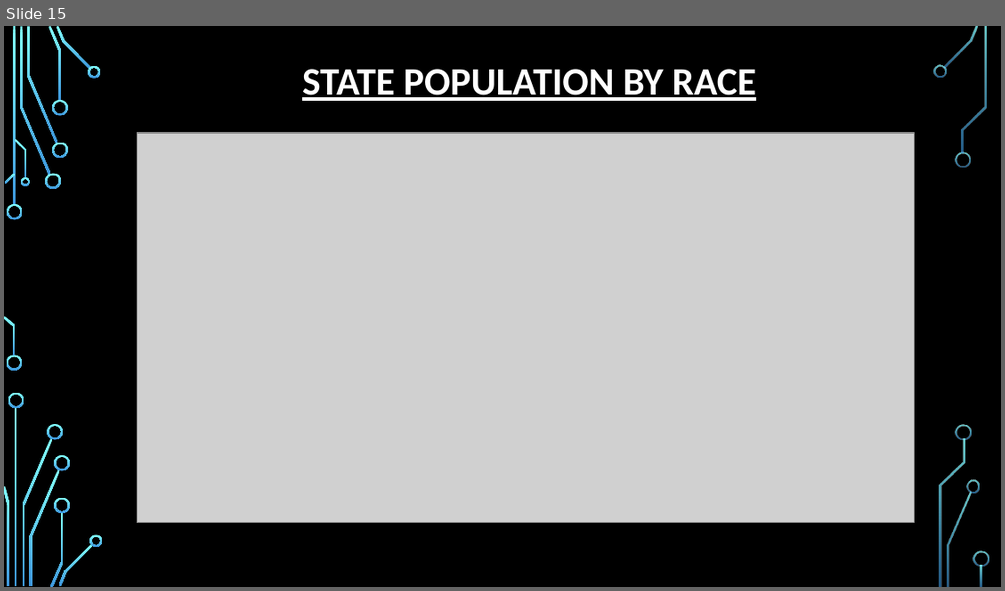
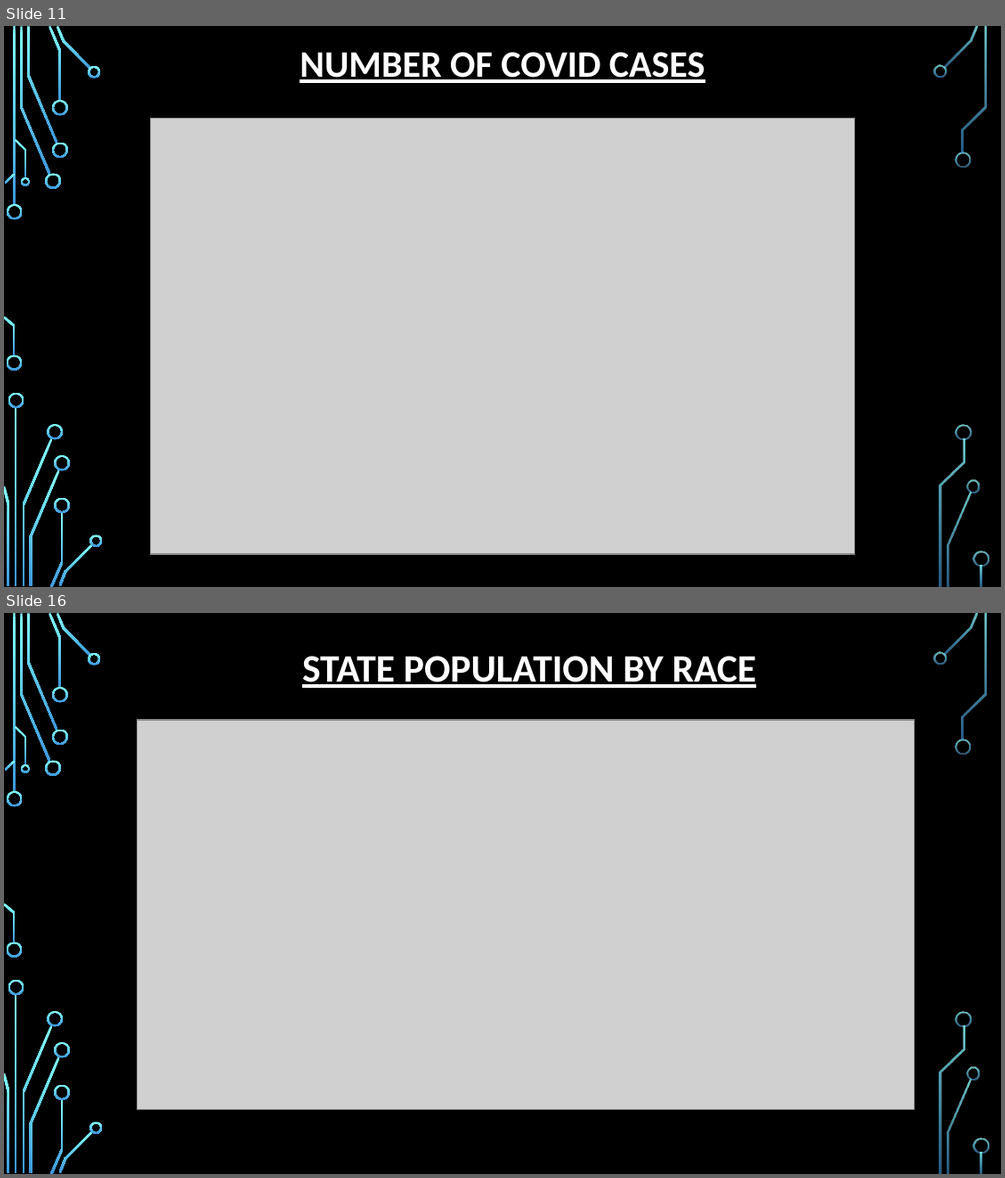
Before and after one commit to burnettaw/CMBKS-Group-5, a slide deck: Group_docs/Covid Analysis Project (BW,KT,CP,MS,SF).pptx. Shown one above the other, each under a label of ours: slide 15 before the commit, slides 11 and 16 after it; the slides between them are not shown. The pictures are 1005x591 and 1005x1178 pixels, drawn with LibreOffice and Linux fonts; fonts in the diff are those of the drawing; grey boxes stand for pictures; background and template pictures are left out. Boxes give left, top, right and bottom in pixels: in the first picture for what was removed or moved away, otherwise in the second. Text is boxed around its words. In the diff, an @@ line names an element or a change of style, - is before the commit and + after.

Commit message:
Update Covid Analysis Project (BW,KT,CP,MS,SF).pptx
Updated Covid Analsys PowerPoint Presentation

```diff
--- a/Group_docs/Covid Analysis Project (BW,KT,CP,MS,SF).pptx
+++ b/Group_docs/Covid Analysis Project (BW,KT,CP,MS,SF).pptx
@@ slide 11 added at bbox=[4, 26, 1001, 587], background picture (left out); not listed: 36 template elements that a slide beside it also shows @@
@@ title added at bbox=[299, 52, 704, 83], 27 pt, text #FFFFFF, bold, underline @@
+NUMBER OF COVID CASES
@@ picture added at bbox=[151, 118, 855, 553] @@
@@ what was slide 15 is now slide 16 @@
```
Also in this commit, not shown: 8 slides changed, 3 other slides added, 3 slides removed.
